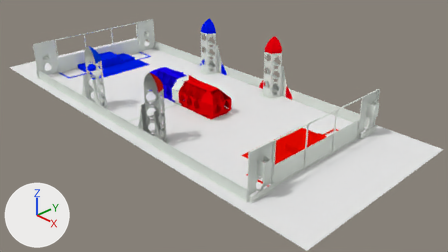
Two versions of the Blender file assets/Models/Field/FullField.blend, one commit apart.
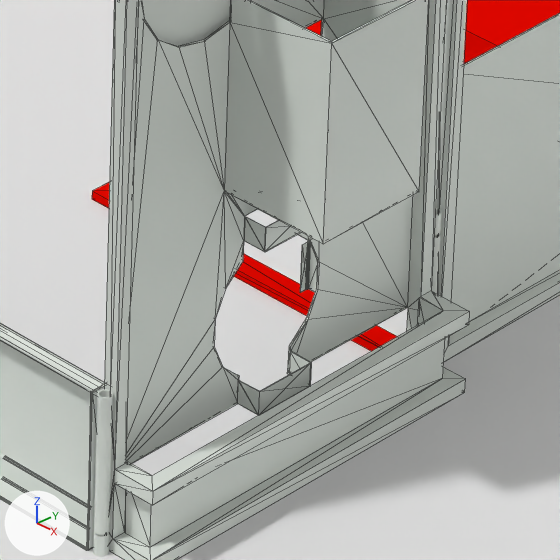
The first picture shows the older version from the file's camera 'Camera'. The close-ups show both versions on the part from 53% to 63% of the width and 63% to 80% of the height of that picture; other places that the commit changed are outside them. Every picture has the same lights, and +X, +Y and +Z are marked at lower left. The close-ups show mesh edges as thin lines.

In view in the first close-up: 'Solid1', 'Solid2:1', 'Solid3:7', 'Solid4:7', 'Solid5:3', 'Solid6:1', 'Solid6:3'.
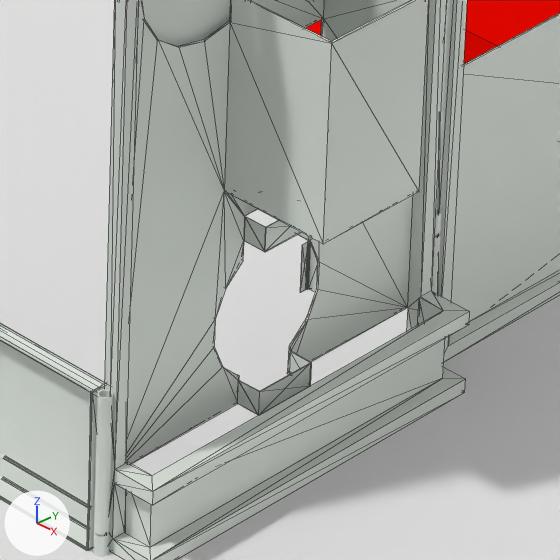
The change, as a diff of the scene's bpy script:
```diff
--- a/assets/Models/Field/FullField.blend.py
+++ b/assets/Models/Field/FullField.blend.py
@@ me_solid1 @@
 me_solid1.from_pydata(...)  # 46 vertices, 88 faces; spans x 230.0..325.0, y 0.0..22.0, z -112.0..112.0
 # used by ob_solid1; location = (0.0, 0.0, 0.0); rotation_euler = (1.571, 0.0, 0.0), in degrees (90, 0, 0); scale = (0.0246, 0.0246, 0.0246)
 # before: 24 (280.0, 0.0, 109.0), 25 (280.0, 1.0, 109.0), 28 (325.0, 0.0, 109.0), 29 (325.0, 1.0, 109.0), 30 (277.0, 1.0, 112.0) at pixel (92, 190)
 # before: 31 (325.0, 1.0, 112.0), 32 (325.0, 0.0, 112.0), 33 (277.0, 0.0, 112.0) at pixel (91, 199)
+# me_solid1 part 1
+for i in [24, 25, *range(28, 34)]: me_solid1.vertices[i].co += Vector((0.0, 0.0, -20.0))
 me_solid1.materials.append(mat_hab_zone_red)
```

Boxes (x1, y1, x2, y2) around the edits, measured in the close-ups (560 x 560 px; the box of a moved part takes in the faces that stretch with it):
'Solid1', reshaped: before (92, 0, 560, 351); after (306, 0, 560, 64)
part 1 of me_solid1, moved or reshaped (not visible afterwards): before (92, 182, 398, 351)
